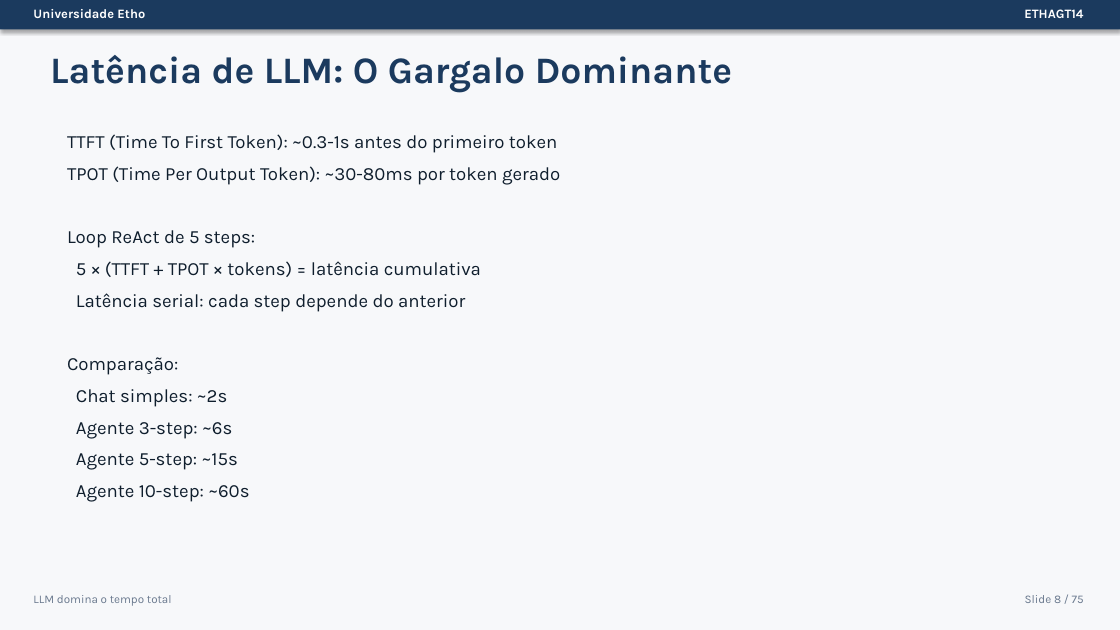
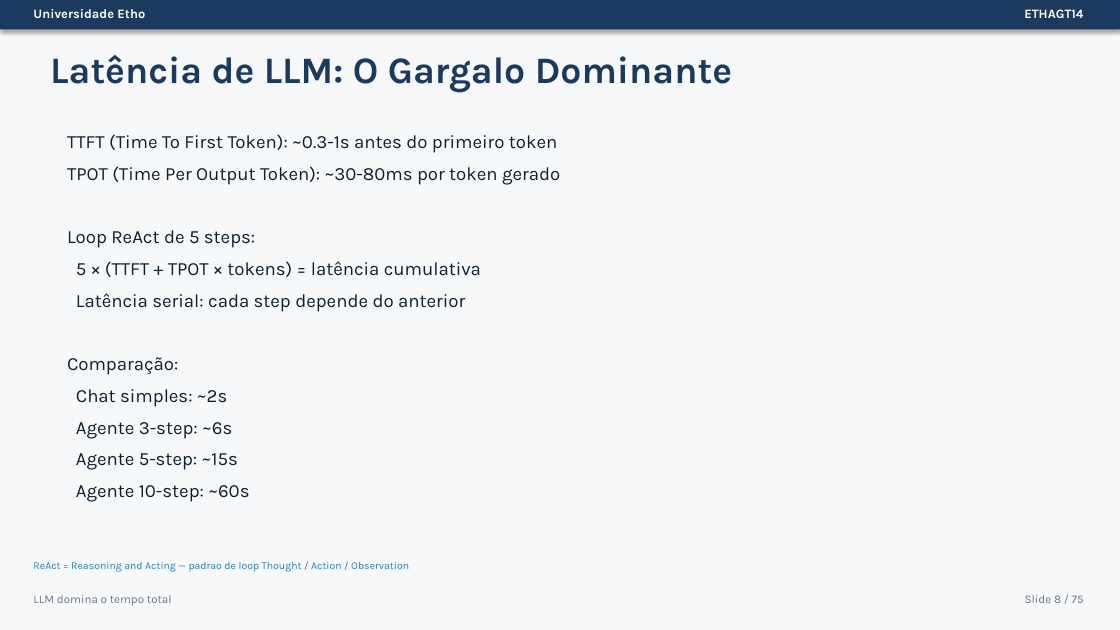
Before and after one commit to Etho-University/especializacao-programacao-agentica, a slide deck: slide 8 of 03-Slides/ETHAGT14/ETHAGT14-escalabilidade-sistemas-distribuidos.pptx. Drawn at 1120x630 pixels with LibreOffice and Linux fonts; fonts in the diff are those of the drawing. Boxes give left, top, right and bottom in pixels: in the first picture for what was removed or moved away, otherwise in the second. Text is boxed around its words. In the diff, an @@ line names an element or a change of style, - is before the commit and + after.

```diff
--- a/03-Slides/ETHAGT14/ETHAGT14-escalabilidade-sistemas-distribuidos.pptx
+++ b/03-Slides/ETHAGT14/ETHAGT14-escalabilidade-sistemas-distribuidos.pptx
@@ text added at (33, 562, 409, 572), 9 pt, text #2980B9 @@
+ReAct = Reasoning and Acting — padrao de loop Thought / Action / Observation
```
Also in this commit, not shown: 5 other slides changed, 1 other file.
